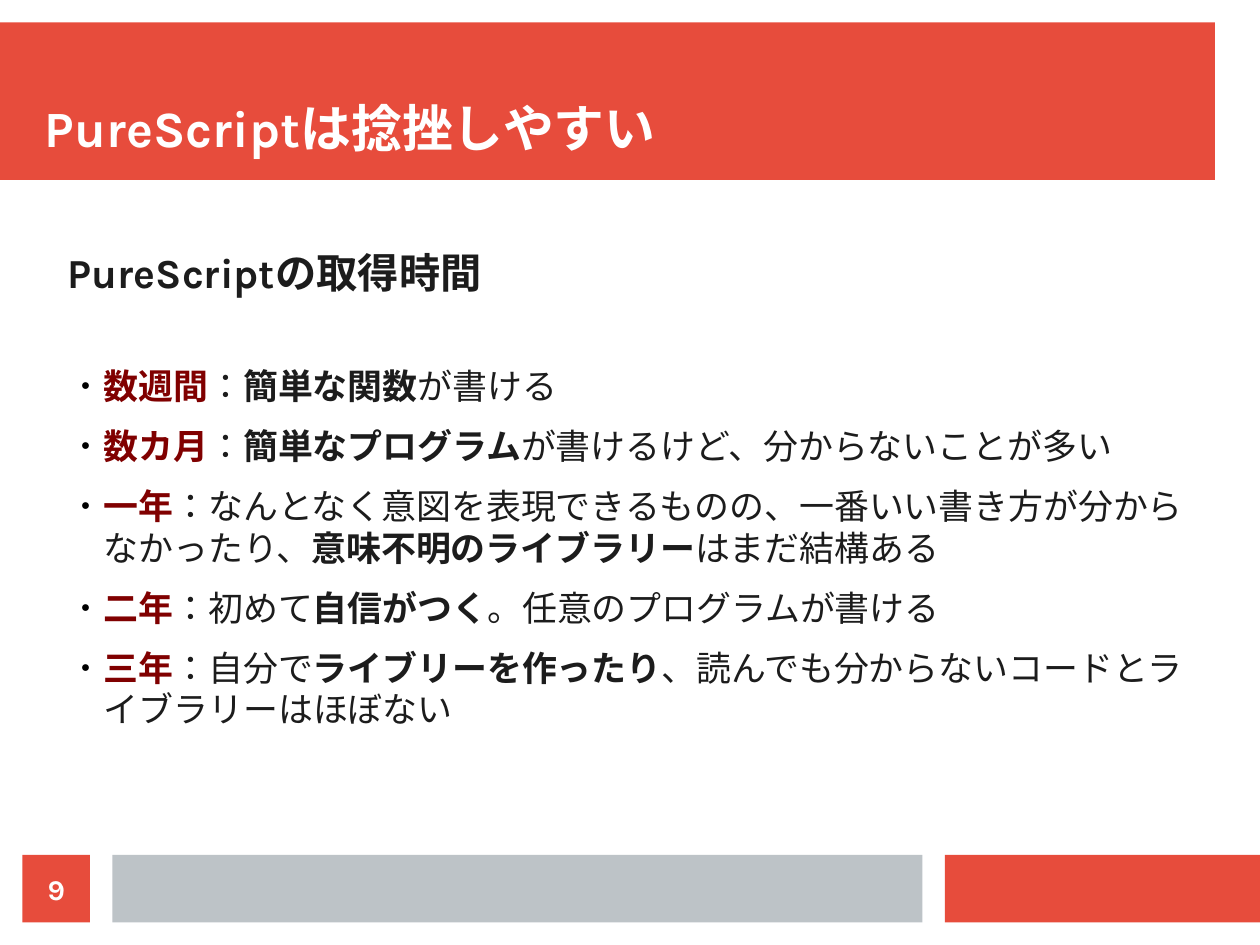
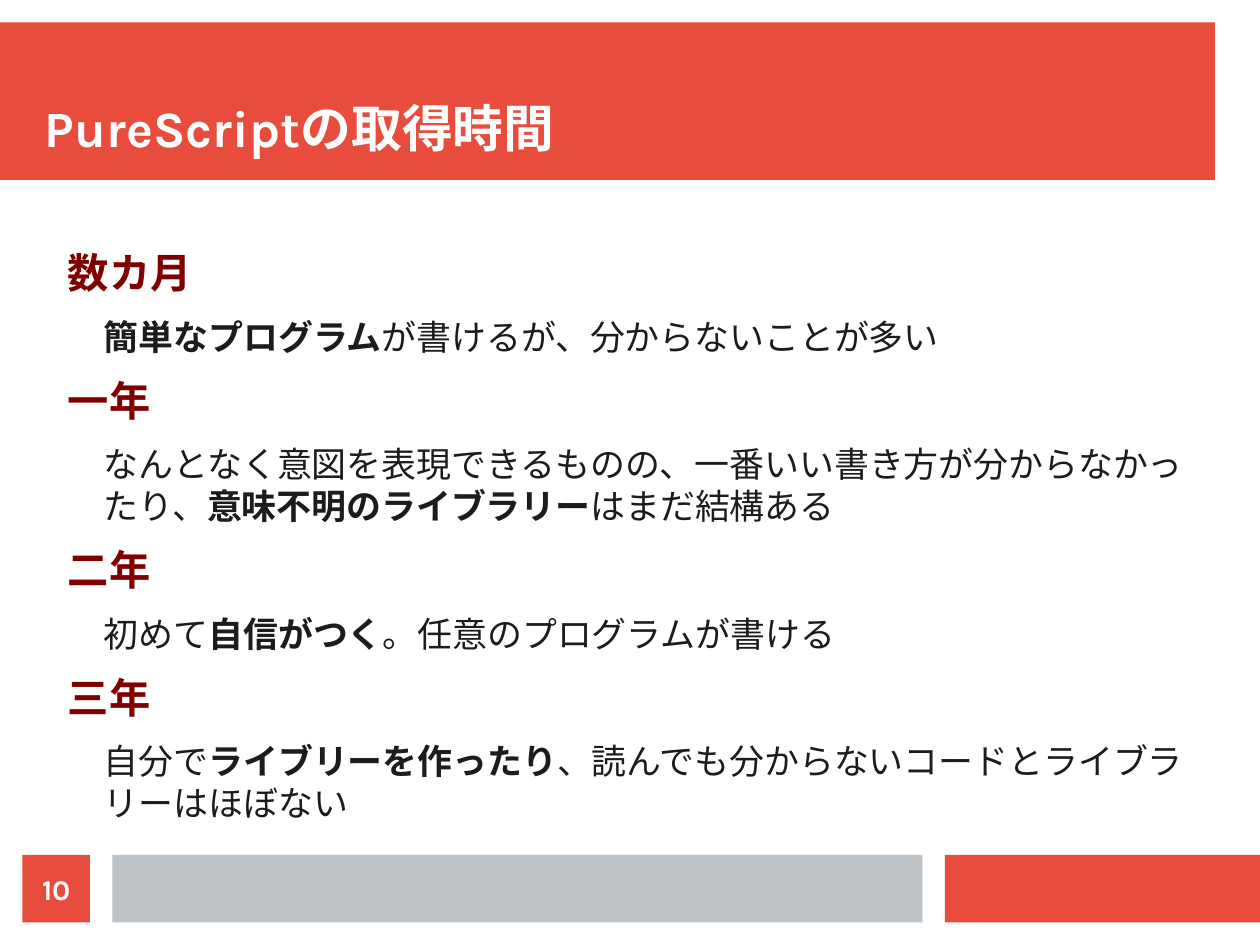
Before and after one commit to cdepillabout/purescript-community-presentation, a slide deck: slide 10 of purescript-community.odp (slide 9 before the commit). Drawn at 1260x945 pixels with LibreOffice and Linux fonts; fonts in the diff are those of the drawing. Boxes give left, top, right and bottom in pixels: in the first picture for what was removed or moved away, otherwise in the second. Text is boxed around its words. In the diff, an @@ line names an element or a change of style, - is before the commit and + after.

Commit message:
Update presentation.

```diff
--- a/purescript-community.odp
+++ b/purescript-community.odp
@@ title at bbox=[45, 104, 554, 159]: text changed @@
-PureScriptは捻挫しやすい
+PureScriptの取得時間
@@ text at bbox=[68, 253, 1183, 818]: text changed @@
-PureScriptの取得時間
-  ● 数週間：簡単な関数が書ける
-  ● 数カ月：簡単なプログラムが書けるけど、分からないことが多い
-  ● 一年：なんとなく意図を表現できるものの、一番いい書き方が分からなかったり、意味不明のライブラリーはまだ結構ある
-  ● 二年：初めて自信がつく。任意のプログラムが書ける
-  ● 三年：自分でライブリーを作ったり、読んでも分からないコードとライブラリーはほぼない
+数カ月
+  簡単なプログラムが書けるが、分からないことが多い
+一年
+  なんとなく意図を表現できるものの、一番いい書き方が分からなかったり、意味不明のライブラリーはまだ結構ある
+二年
+  初めて自信がつく。任意のプログラムが書ける
+三年
+  自分でライブリーを作ったり、読んでも分からないコードとライブラリーはほぼない
@@ page number at bbox=[42, 881, 70, 901]: text changed @@
-9
+10
```
Also in this commit, not shown: 1 other slide changed, 1 slide added.
